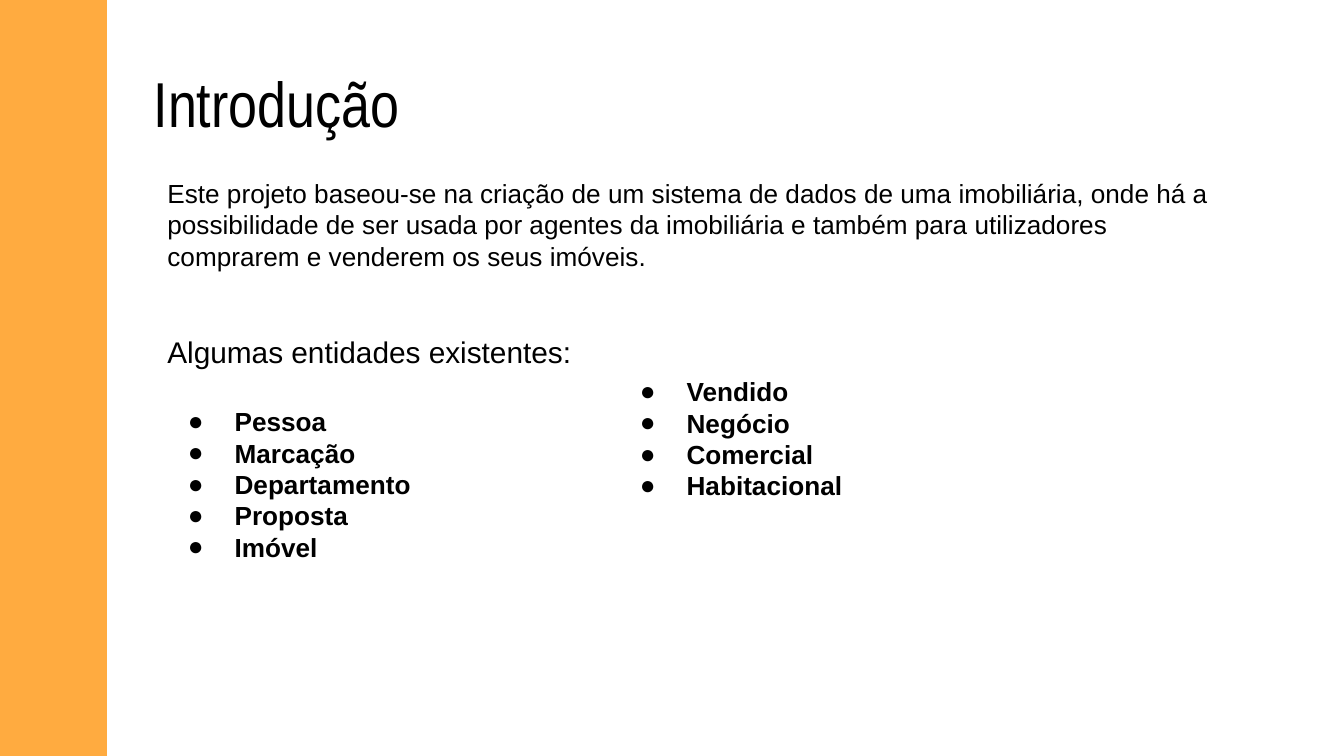
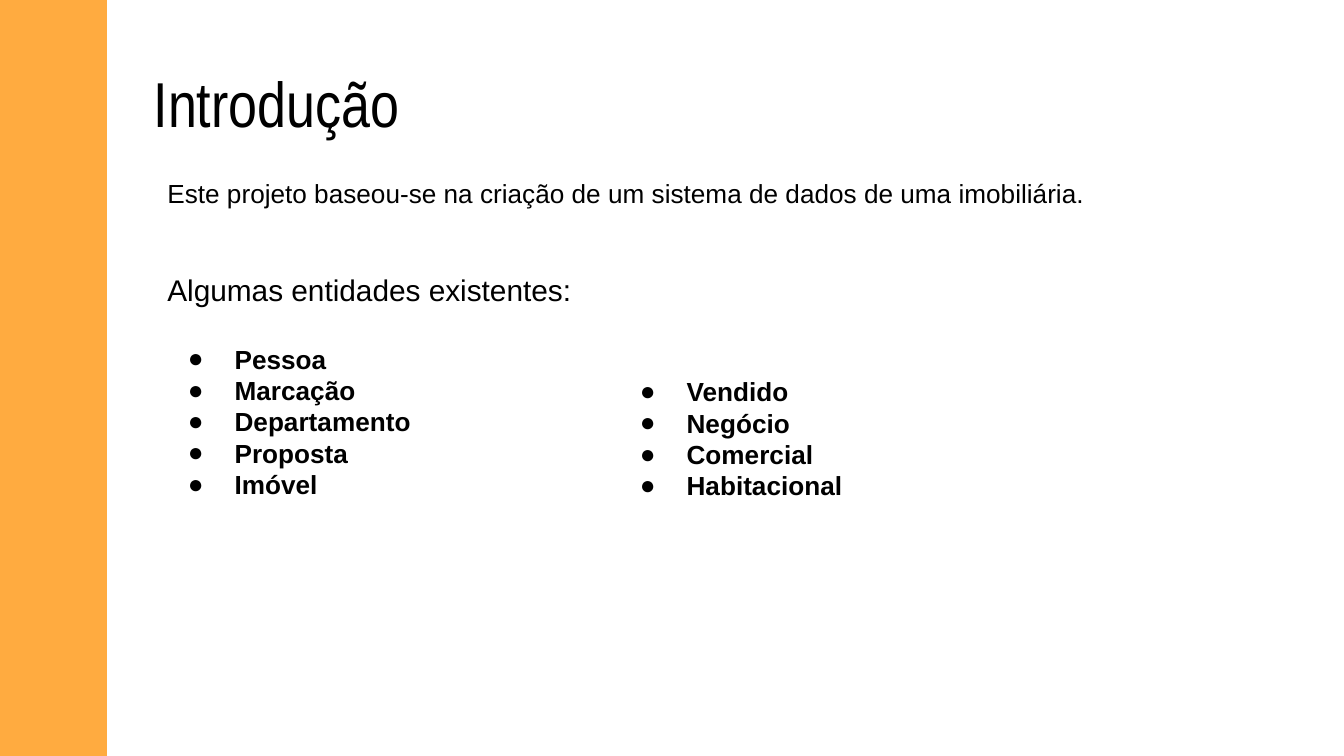
Before and after one commit to DXOGO/d8-real-estate_BD, a slide deck: slide 2 of Apresentacao/D8 Imobiliaria.pptx. Drawn at 1344x756 pixels with LibreOffice and Linux fonts; fonts in the diff are those of the drawing. Boxes give left, top, right and bottom in pixels: in the first picture for what was removed or moved away, otherwise in the second. Text is boxed around its words. In the diff, an @@ line names an element or a change of style, - is before the commit and + after.

```diff
--- a/Apresentacao/D8 Imobiliaria.pptx
+++ b/Apresentacao/D8 Imobiliaria.pptx
@@ text at bbox=[167, 183, 1084, 209]: text changed @@
-Este projeto baseou-se na criação de um sistema de dados de uma imobiliária, onde há a possibilidade de ser usada por agentes da imobiliária e também para utilizadores comprarem e venderem os seus imóveis.
+Este projeto baseou-se na criação de um sistema de dados de uma imobiliária.
```
Also in this commit, not shown: 2 other slides changed, 6 slides added, 2 slides removed, 2 other files.
